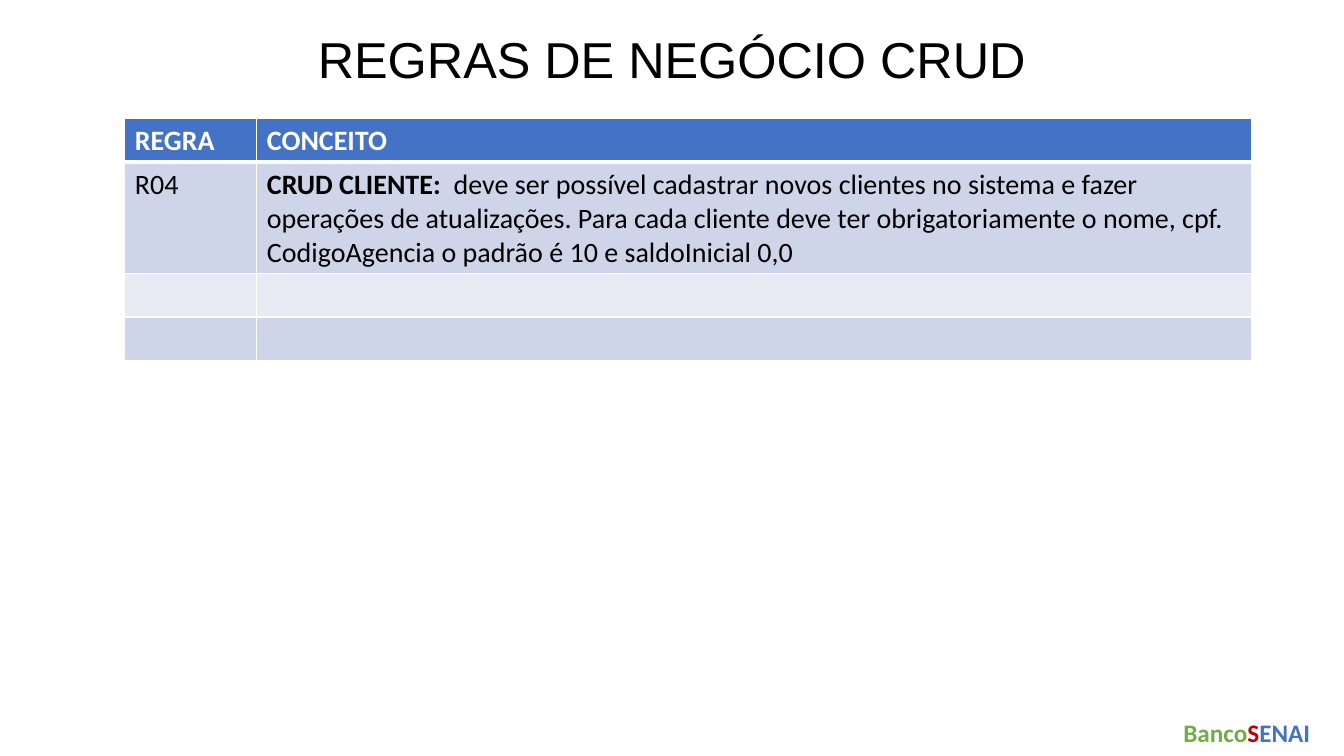
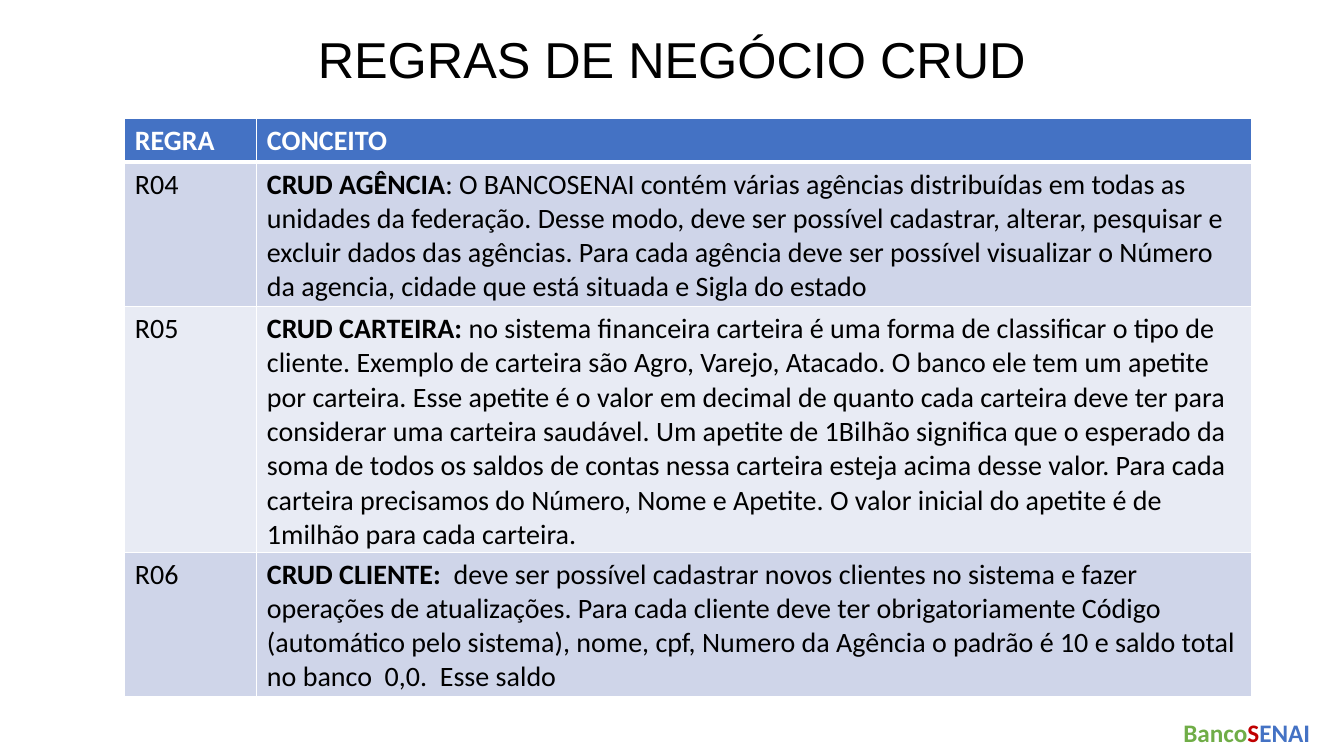
Before and after one commit to cauadrocha-dot/bancosenai, a slide deck: slide 4 of Documentacao/ArquiteturaProjeto.pptx. Drawn at 1344x756 pixels with LibreOffice and Linux fonts; fonts in the diff are those of the drawing. Boxes give left, top, right and bottom in pixels: in the first picture for what was removed or moved away, otherwise in the second. Text is boxed around its words. In the diff, an @@ line names an element or a change of style, - is before the commit and + after.

Commit message:
Estrutura do Lab01 Inicial

```diff
--- a/Documentacao/ArquiteturaProjeto.pptx
+++ b/Documentacao/ArquiteturaProjeto.pptx
@@ table at (x1=125, y1=119, x2=1252, y2=697) @@
-row 2, column 2: CRUD CLIENTE: deve ser possível cadastrar novos clientes no sistema e fazer operações de atualizações. Para cada cliente deve ter obrigatoriamente o nome, cpf. CodigoAgencia o padrão é 10 e saldoInicial 0,0
+row 2, column 2: CRUD AGÊNCIA: O BANCOSENAI contém várias agências distribuídas em todas as unidades da federação. Desse modo, deve ser possível cadastrar, alterar, pesquisar e excluir dados das agências. Para cada agência deve ser possível visualizar o Número da agencia, cidade que está situada e Sigla do estado
-row 3, column 1: 
+row 3, column 1: R05
-row 3, column 2: 
+row 3, column 2: CRUD CARTEIRA: no sistema financeira carteira é uma forma de classificar o tipo de cliente. Exemplo de carteira são Agro, Varejo, Atacado. O banco ele tem um apetite por carteira. Esse apetite é o valor em decimal de quanto cada carteira deve ter para considerar uma carteira saudável. Um apetite de 1Bilhão significa que o esperado da soma de todos os saldos de contas nessa carteira esteja acima desse valor. Para cada carteira precisamos do Número, Nome e Apetite. O valor inicial do apetite é de 1milhão para cada carteira.
-row 4, column 1: 
+row 4, column 1: R06
-row 4, column 2: 
+row 4, column 2: CRUD CLIENTE: deve ser possível cadastrar novos clientes no sistema e fazer operações de atualizações. Para cada cliente deve ter obrigatoriamente Código (automático pelo sistema), nome, cpf, Numero da Agência o padrão é 10 e saldo total no banco 0,0. Esse saldo
```
Also in this commit, not shown: 1 other slide changed, 19 other files.
